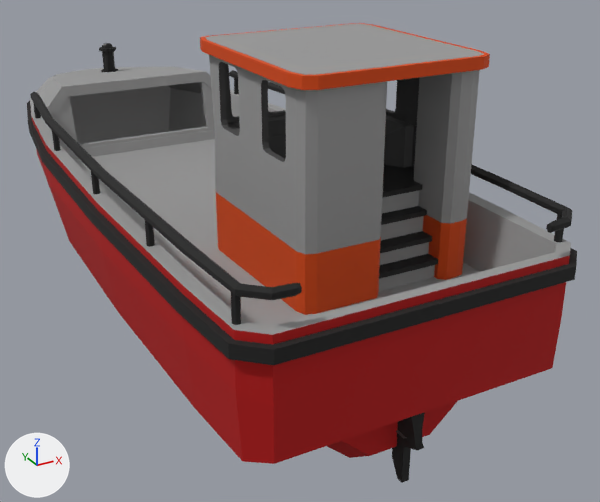
Renders of the FBX model Assets/05.Assets/BoatVisual/Mesh/TopQulityBoat.FBX from each side of a commit.
The view is the same before and after, from a 50 mm camera at (-3.34, -8.46, 2.8) aimed at (0.81, -0.93, -0.97). Arrows for +X, +Y and +Z are at lower left; the lights stay in place. Where no turn or scale is listed for an object, it has been applied to the vertices.

Names of what the first picture shows: 'fisher_1'.
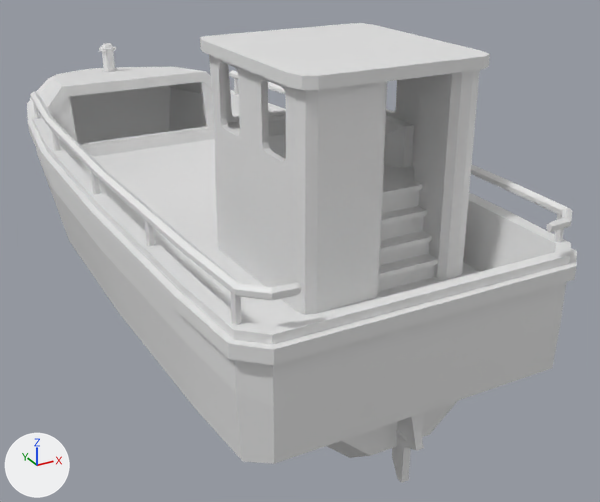
The newer file is also turned or shifted as a whole; pictures and numbers use the older file's frame.

The change, as a list of edits to the scene's bpy script:
```text
Change me_mesh:
    where me_mesh.from_pydata(...)  # 981 vertices, 1609 faces; spans x -1.62..1.62, y -4.41..4.41, z -1.59..1.59
    remove me_mesh.materials.append(mat_material__3576)  # picture img_albedo_tga
```

Boxes (x1, y1, x2, y2) around the edits, measured in the pictures (600 x 502 px):
'fisher_1', recoloured
    both: (27, 23, 577, 483)
